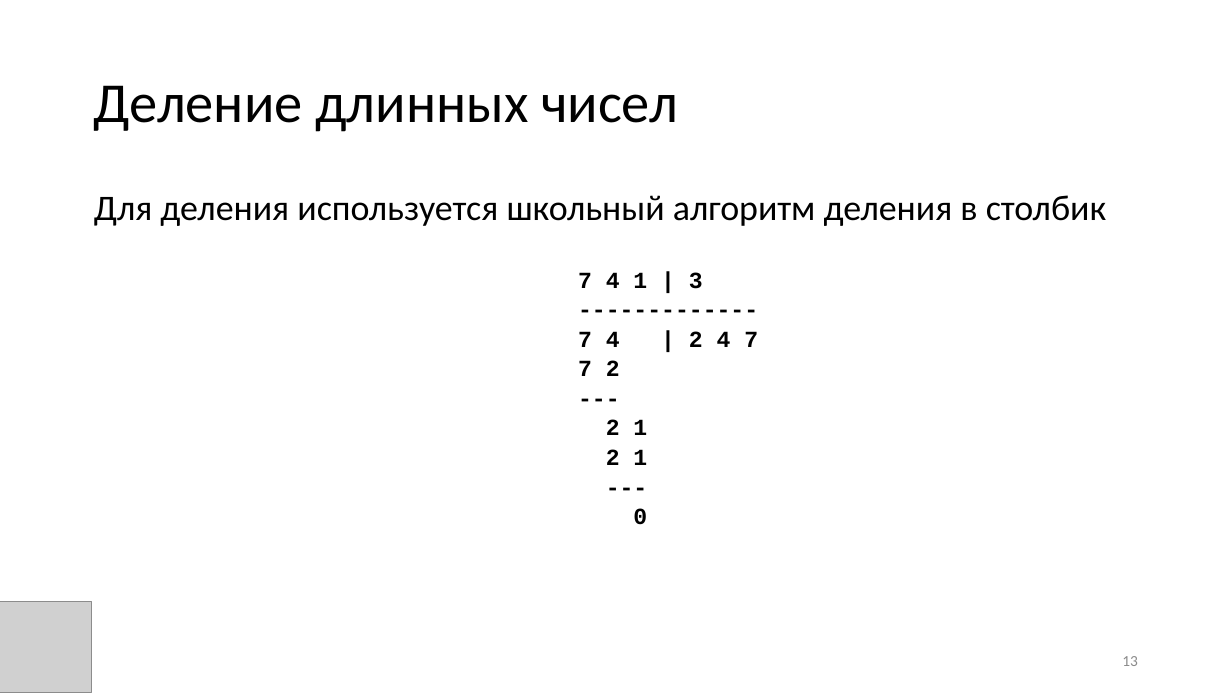
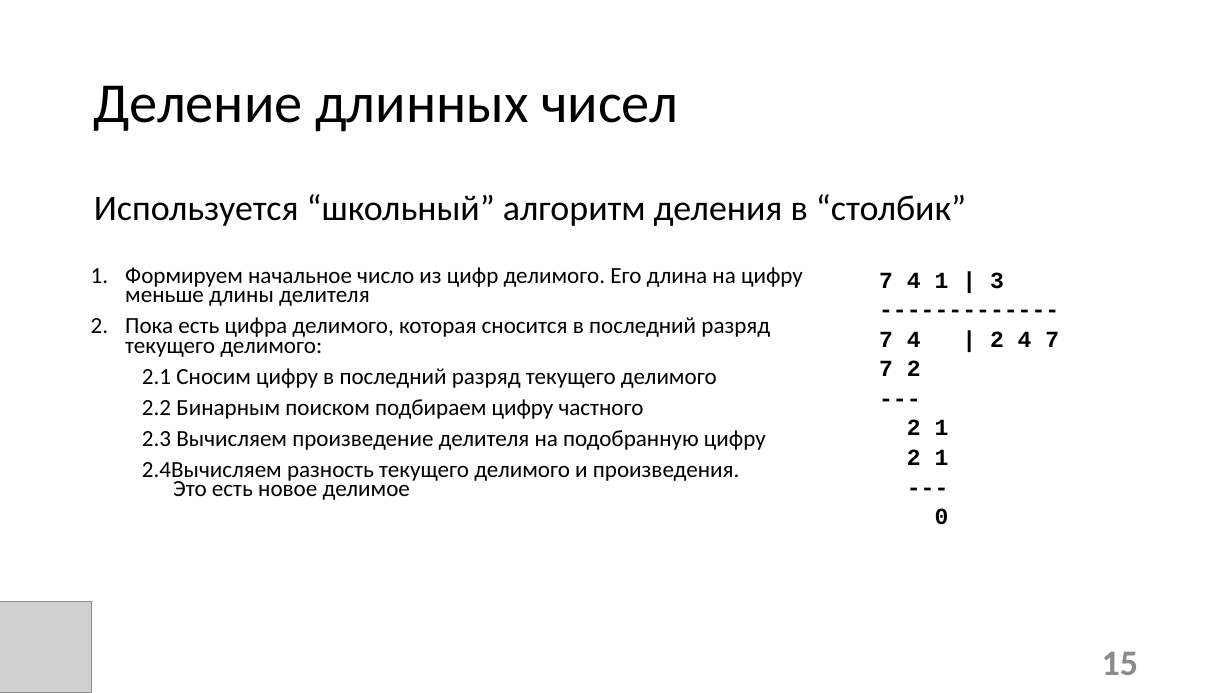
Before and after one commit to candyliving/fefu_long_arithmetic, a slide deck: slide 15 of Эффективная длинная арифметика.pptx (slide 13 before the commit). Drawn at 1232x693 pixels with LibreOffice and Linux fonts; fonts in the diff are those of the drawing; grey boxes stand for pictures. Boxes give left, top, right and bottom in pixels: in the first picture for what was removed or moved away, otherwise in the second. Text is boxed around its words. In the diff, an @@ line names an element or a change of style, - is before the commit and + after.

```diff
--- a/Эффективная длинная арифметика.pptx
+++ b/Эффективная длинная арифметика.pptx
@@ text at [94, 194, 966, 226]: text changed @@
-Для деления используется школьный алгоритм деления в столбик
+Используется “школьный” алгоритм деления в “столбик”
@@ text added at [125, 267, 803, 500], 18 pt, text #000000 @@
+1. Формируем начальное число из цифр делимого. Его длина на цифру меньше длины делителя
+2. Пока есть цифра делимого, которая сносится в последний разряд текущего делимого:
+  2.1 Сносим цифру в последний разряд текущего делимого
+  2.2 Бинарным поиском подбираем цифру частного
+  2.3 Вычисляем произведение делителя на подобранную цифру
+  2.4Вычисляем разность текущего делимого и произведения.
+  Это есть новое делимое
@@ text "7 4 1 | 3": place and size @@
-text "7 4 1 | 3" at [578, 272, 758, 525]
+text "7 4 1 | 3" at [879, 272, 1059, 525]
@@ page number at [1102, 651, 1138, 675]: text changed; size 12 to 28 pt; bold on @@
-13
+15
```
Also in this commit, not shown: 10 other slides changed, 8 slides added, 1 other file.
